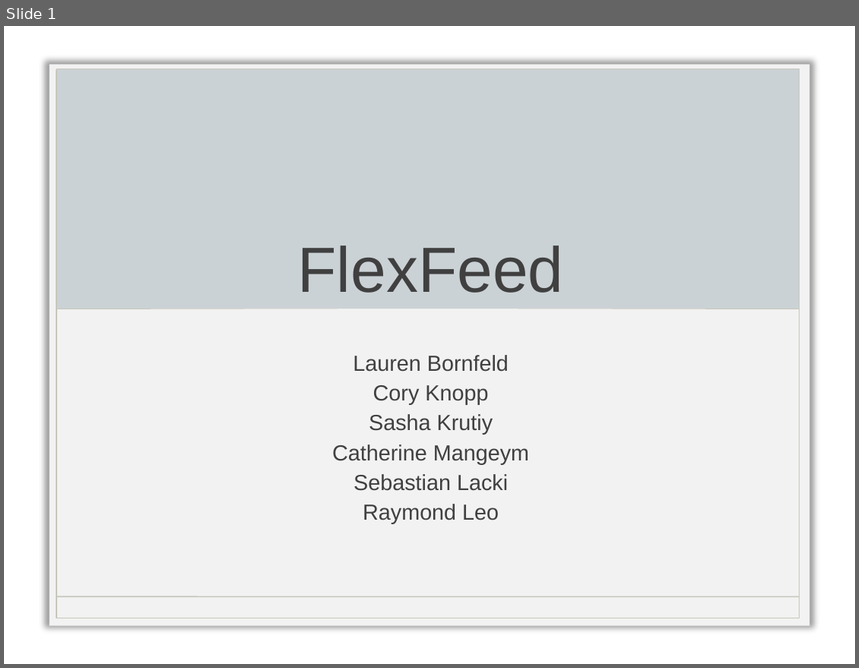
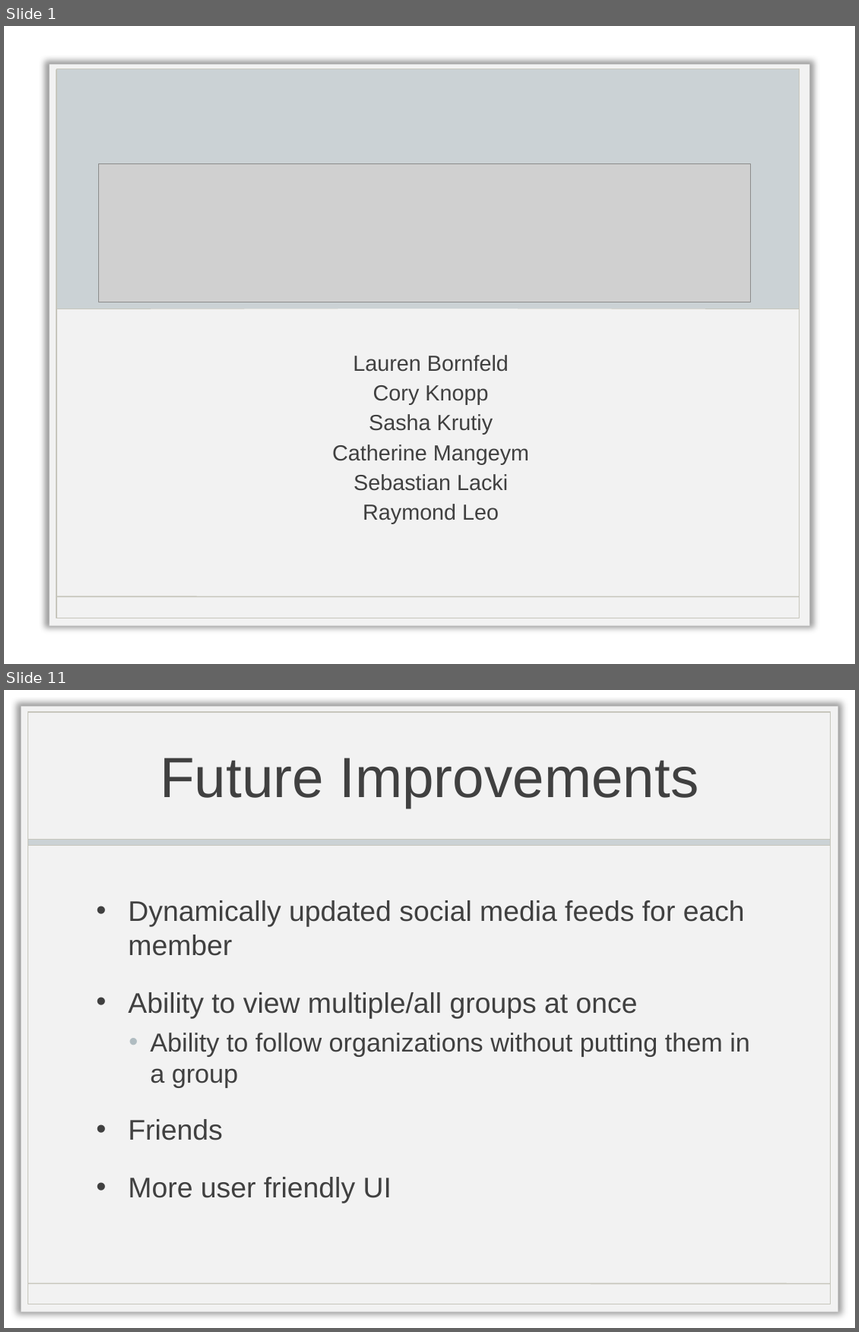
Before and after one commit to coryknopp/FlexFeed, a slide deck: FlexFeedFinalPresentation.pptx. Shown one above the other, each under a label of ours: slide 1 before the commit, slides 1 and 11 after it; the slides between them are not shown. The pictures are 859x668 and 859x1332 pixels, drawn with LibreOffice and Linux fonts; fonts in the diff are those of the drawing; grey boxes stand for pictures; background and template pictures are left out. Boxes give left, top, right and bottom in pixels: in the first picture for what was removed or moved away, otherwise in the second. Text is boxed around its words. In the diff, an @@ line names an element or a change of style, - is before the commit and + after.

Commit message:
updated presentation

```diff
--- a/FlexFeedFinalPresentation.pptx
+++ b/FlexFeedFinalPresentation.pptx
@@ slide 11 added at [4,690,855,1328], background picture (left out) @@
@@ title added at [160,758,699,808], 48 pt, text #404040 @@
+Future Improvements
@@ group added at [21,706,838,1312]: 3 rectangles, 1 line @@
@@ text added at [128,901,750,1204], 24 pt, text #404040 @@
+• Dynamically updated social media feeds for each member
+• Ability to view multiple/all groups at once
+  • Ability to follow organizations without putting them in a group
+• Friends
+• More user friendly UI
@@ slide 1 changed as well @@
@@ picture added at [98,164,750,302] @@
```
Also in this commit, not shown: 10 other slides added.
